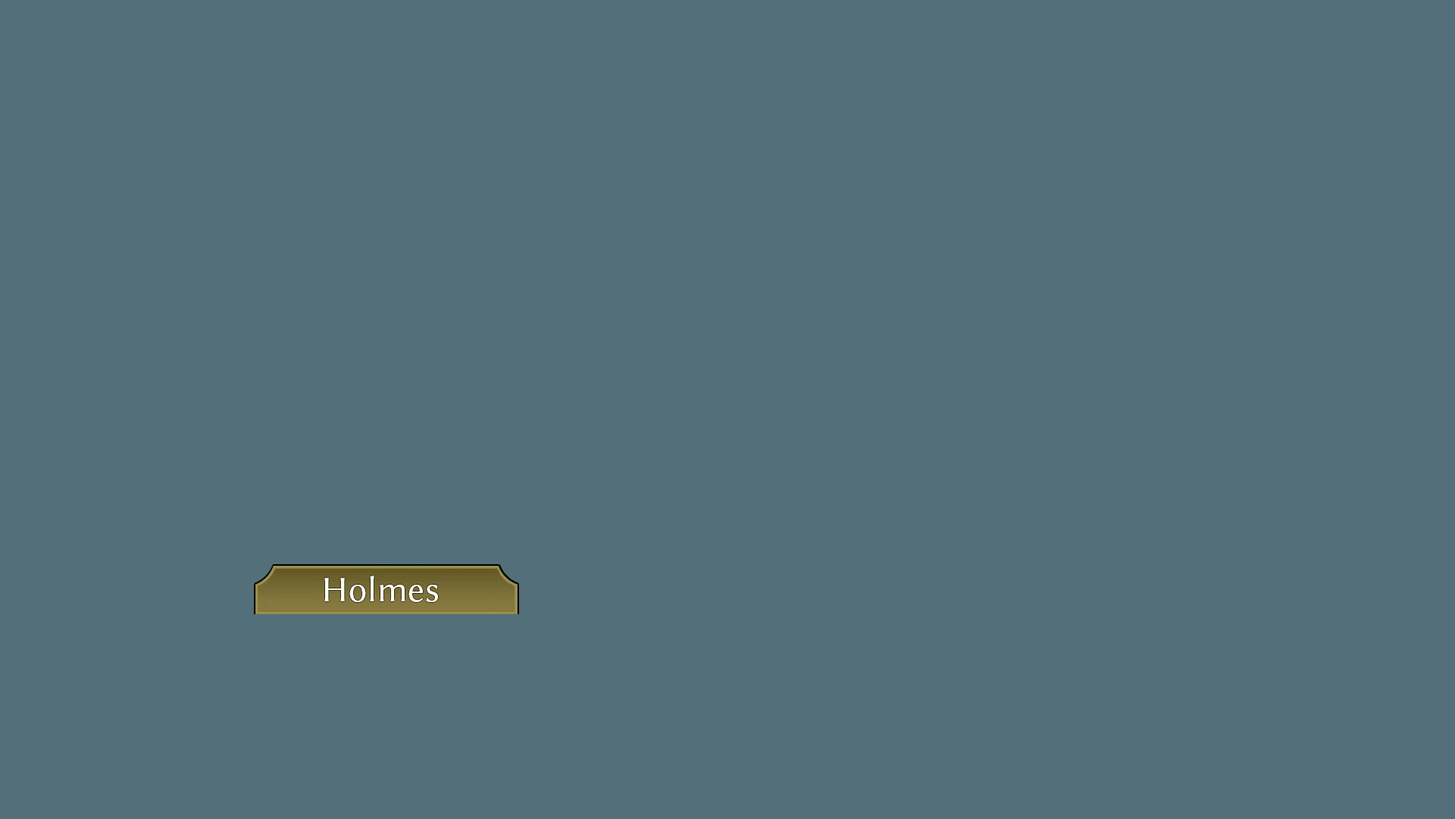
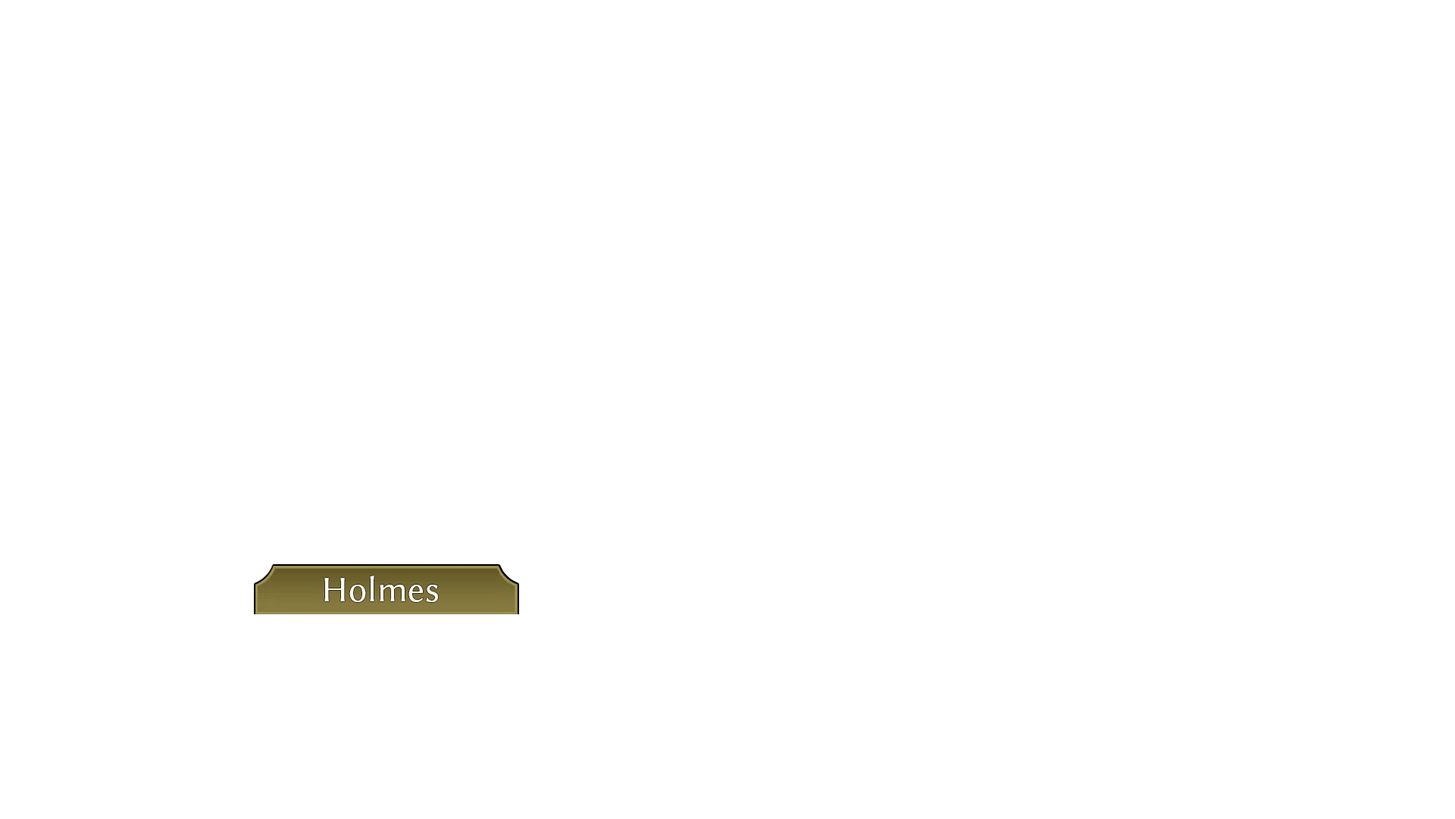
Two versions of the same layered image (1455x819). Layer-by-layer changes:
hid "Layer 1" over (0, 0, 1455, 819)
